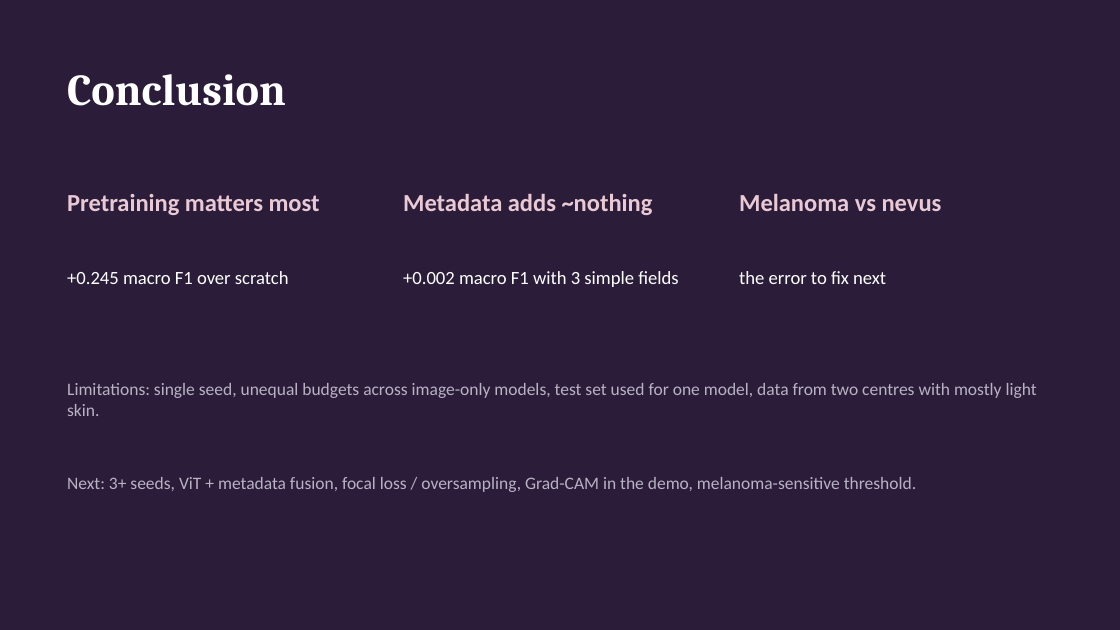
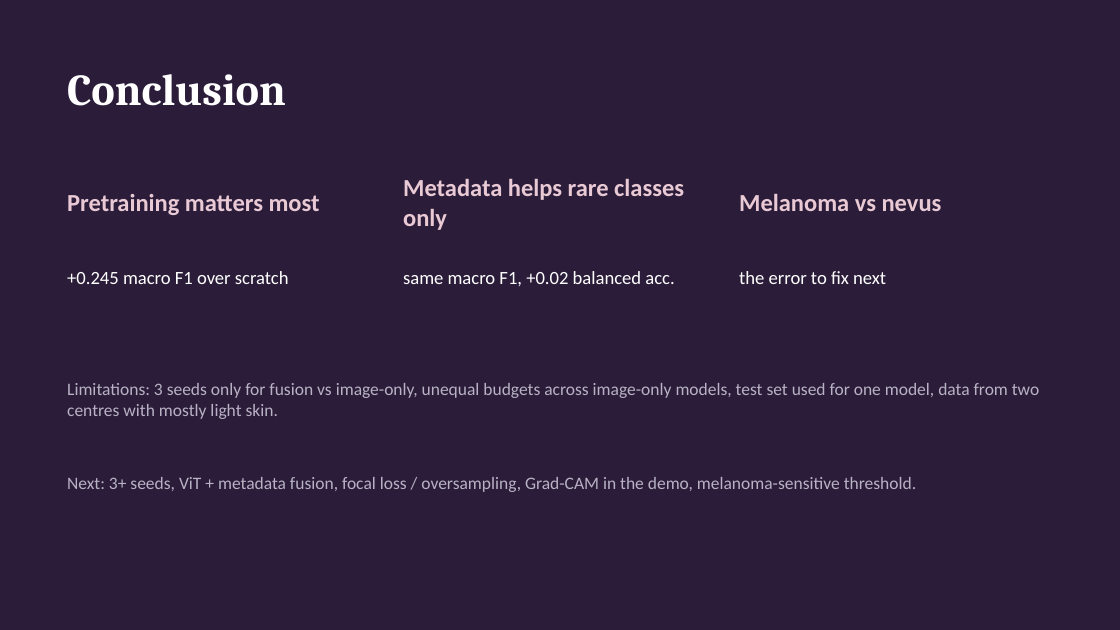
Before and after one commit to zbady991/Multimodal-Skin-Lesion-Diagnosis, a slide deck: slide 13 of AAMP_Slides.pptx. Drawn at 1120x630 pixels with LibreOffice and Linux fonts; fonts in the diff are those of the drawing. Boxes give left, top, right and bottom in pixels: in the first picture for what was removed or moved away, otherwise in the second. Text is boxed around its words. In the diff, an @@ line names an element or a change of style, - is before the commit and + after.

Commit message:
Seed study, data strategy, final report and slides

```diff
--- a/AAMP_Slides.pptx
+++ b/AAMP_Slides.pptx
@@ text at box(403, 179, 684, 230): text changed @@
-Metadata adds ~nothing
+Metadata helps rare classes only
@@ text at box(403, 271, 674, 286): text changed @@
-+0.002 macro F1 with 3 simple fields
+same macro F1, +0.02 balanced acc.
@@ text at box(67, 383, 1039, 419): text changed @@
-Limitations: single seed, unequal budgets across image-only models, test set used for one model, data from two centres with mostly light skin.
+Limitations: 3 seeds only for fusion vs image-only, unequal budgets across image-only models, test set used for one model, data from two centres with mostly light skin.
```
Also in this commit, not shown: 3 other slides changed, 15 other files.
